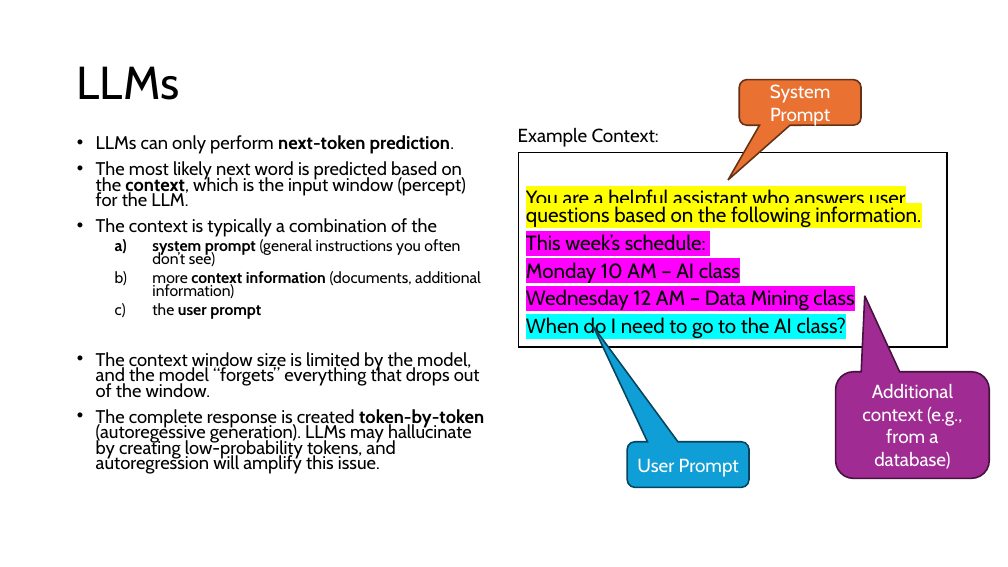
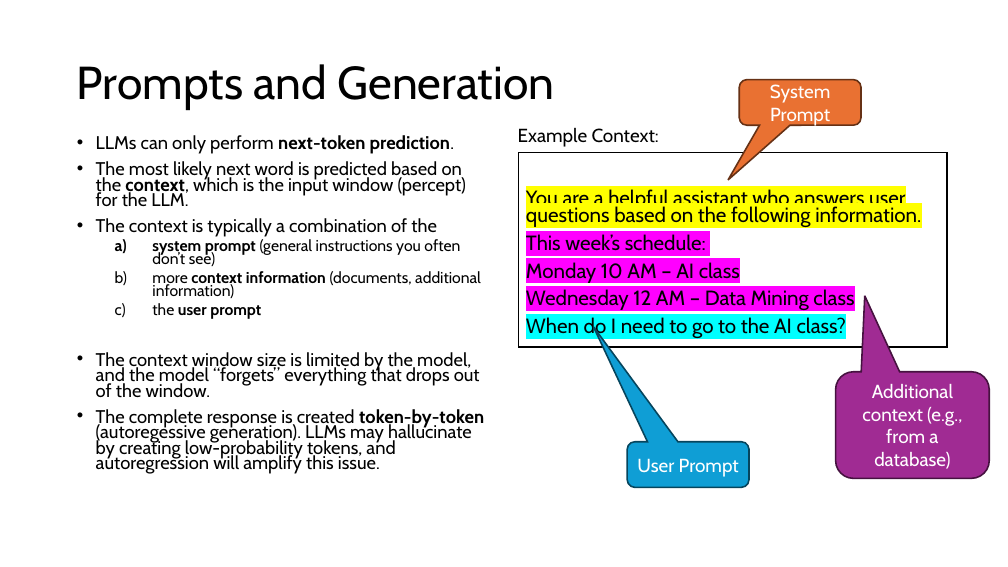
Before and after one commit to mhahsler/CS7320-AI, a slide deck: slide 6 of slides/07_LLM_discussion.pptx (slide 5 before the commit). Drawn at 1008x567 pixels with LibreOffice and Linux fonts; fonts in the diff are those of the drawing. Boxes give left, top, right and bottom in pixels: in the first picture for what was removed or moved away, otherwise in the second. Text is boxed around its words. In the diff, an @@ line names an element or a change of style, - is before the commit and + after.

```diff
--- a/slides/07_LLM_discussion.pptx
+++ b/slides/07_LLM_discussion.pptx
@@ title at bbox=[77, 64, 555, 110]: text changed @@
-LLMs
+Prompts and Generation
```
Also in this commit, not shown: 6 other slides changed, 1 slide added.
